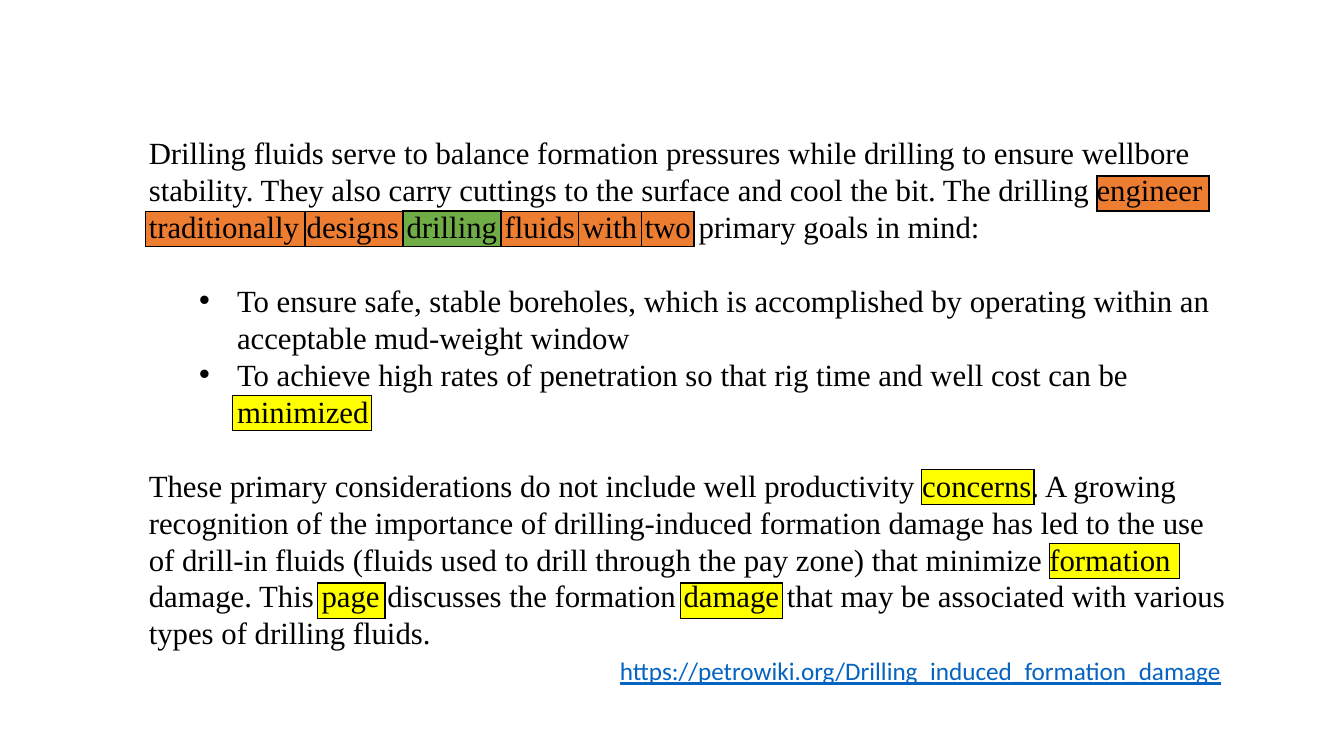
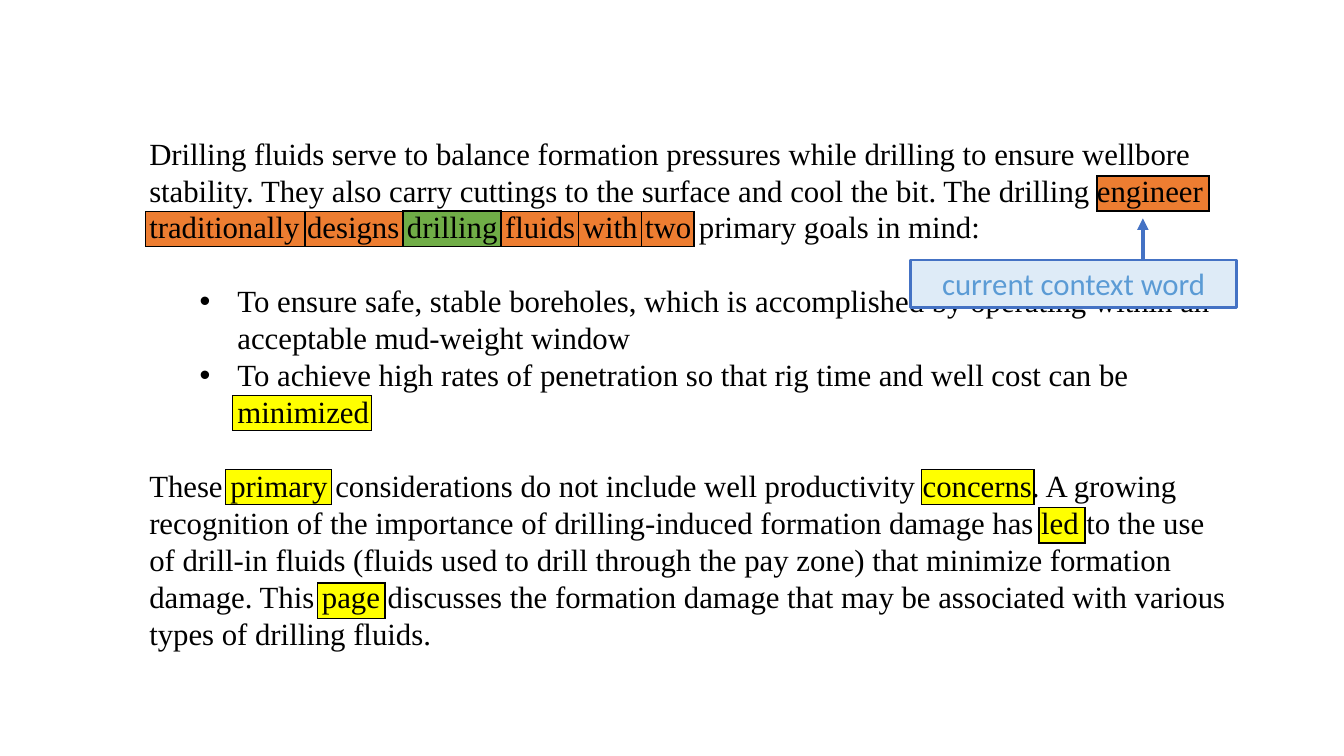
Before and after one commit to aegis4048/aegis4048.github.io-source, a slide deck: slide 3 of content/downloads/notebooks/spatial.pptx (slide 2 before the commit). Drawn at 1344x756 pixels with LibreOffice and Linux fonts; fonts in the diff are those of the drawing. Boxes give left, top, right and bottom in pixels: in the first picture for what was removed or moved away, otherwise in the second. Text is boxed around its words. In the diff, an @@ line names an element or a change of style, - is before the commit and + after.

```diff
--- a/content/downloads/notebooks/spatial.pptx
+++ b/content/downloads/notebooks/spatial.pptx
@@ arrow added from (1143, 260) to (1143, 219), #4472C4 2.75 pt @@
@@ rectangle added at (x1=910, y1=260, x2=1237, y2=308), fill #DEEBF7, outline #4472C4 1.75 pt, 22 pt, text #5B9BD5 @@
+current context word
@@ rectangle resized from (x1=1050, y1=543, x2=1180, y2=579) to (x1=226, y1=470, x2=332, y2=505) @@
@@ rectangle resized from (x1=681, y1=584, x2=782, y2=619) to (x1=1040, y1=508, x2=1086, y2=543) @@
@@ text removed at (x1=620, y1=662, x2=1220, y2=685) @@
-https://petrowiki.org/Drilling_induced_formation_damage
```
Also in this commit, not shown: 1 slide added, 6 other files.
